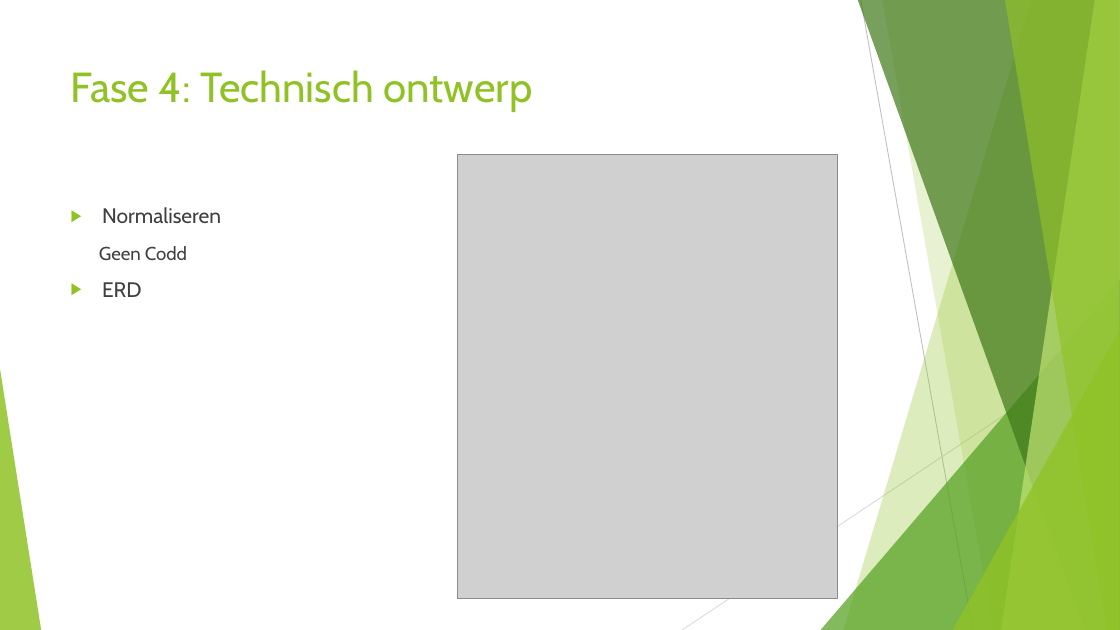
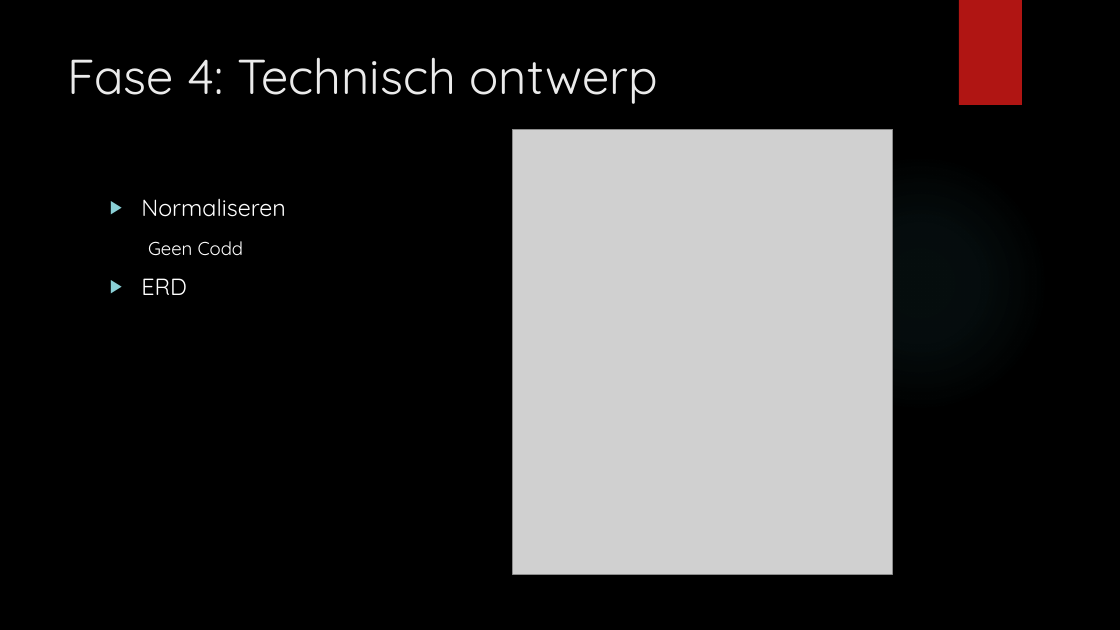
Before and after one commit to Stixs/tovuti, a slide deck: slide 5 of docs/PP.pptx. Drawn at 1120x630 pixels with LibreOffice and Linux fonts; fonts in the diff are those of the drawing; grey boxes stand for pictures; background and template pictures are left out. Boxes give left, top, right and bottom in pixels: in the first picture for what was removed or moved away, otherwise in the second. Text is boxed around its words. In the diff, an @@ line names an element or a change of style, - is before the commit and + after.

```diff
--- a/docs/PP.pptx
+++ b/docs/PP.pptx
@@ background #FFFFFF to picture (left out) @@
@@ rectangle added at bbox=[959, 0, 1022, 105], fill #B01513 @@
@@ title "Fase 4: Technisch ontwerp": place and size @@
-title "Fase 4: Technisch ontwerp" at bbox=[71, 70, 533, 112]
+title "Fase 4: Technisch ontwerp" at bbox=[68, 57, 658, 104]
@@ title "Fase 4: Technisch ontwerp" at bbox=[68, 57, 658, 104]: size 36 to 42 pt, font Cabin to Quicksand, text colour #90C226 to #EBEBEB @@
@@ picture: place and size @@
-picture at bbox=[457, 155, 838, 599]
+picture at bbox=[513, 129, 893, 574]
@@ ellipse added at bbox=[791, 154, 1049, 413], fill gradient #50B9C1 @@
@@ text "Normaliseren": place and size @@
-text "Normaliseren" at bbox=[99, 207, 221, 297]
+text "Normaliseren" at bbox=[141, 199, 286, 295]
@@ text "Normaliseren" at bbox=[141, 199, 286, 295]: size 18 to 20 pt in "Normaliseren", "ERD"; font Cabin to Quicksand, text colour #404040 to #FFFFFF; bullet colour #90C226 to #8AD0D6 @@
@@ group removed at bbox=[0, 0, 1120, 630]: 5 freeform shapes, 3 triangles, 2 lines @@
```
Also in this commit, not shown: 6 other slides changed.
